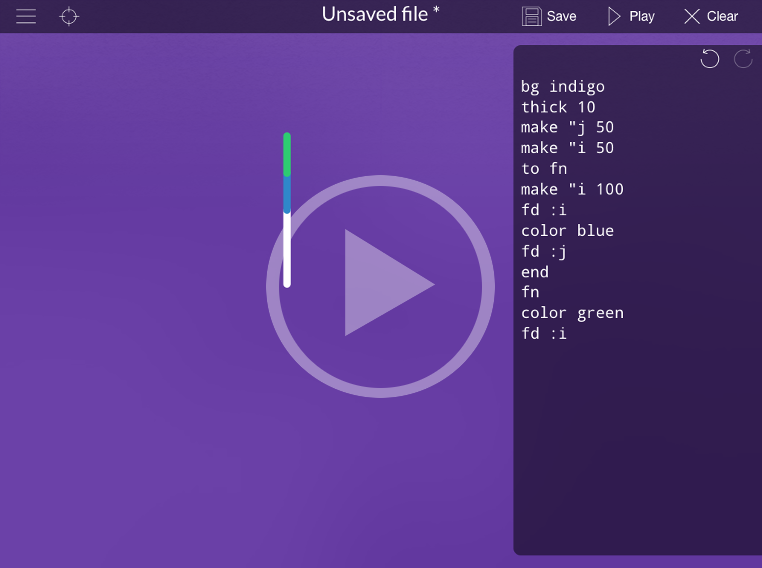
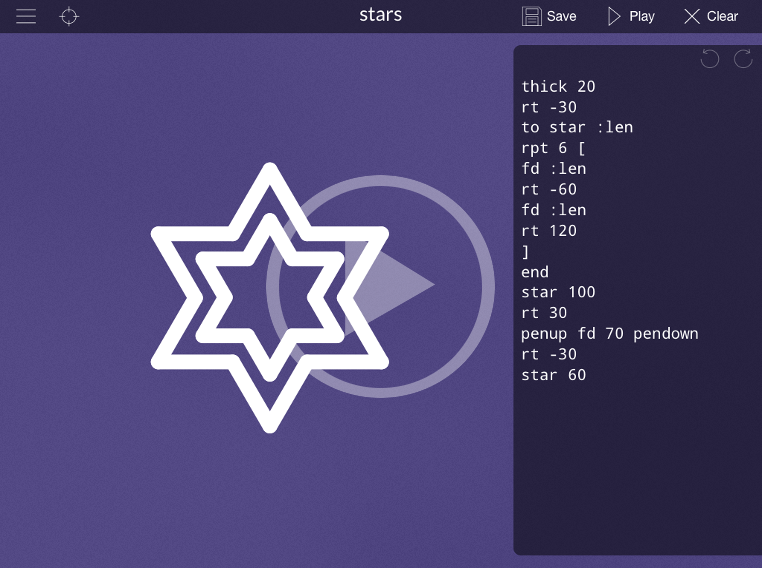
Comparing the layer stacks of the two 762x568 images. Changes:
added layer "iOS Simulator Screen Shot 1 Dec 2014 21.17.44.png" above "iOS Simulator Screen Shot 30 Nov 2014 20.11.54.png" over left=0, top=0, right=762, bottom=568
hid "iOS Simulator Screen Shot 30 Nov 2014 20.11.54.png" over left=0, top=0, right=762, bottom=568
hid "Pasted Layer #5" over left=0, top=0, right=762, bottom=568
hid "Pasted Layer #4" over left=0, top=0, right=762, bottom=568
hid "Pasted Layer #3" over left=0, top=0, right=762, bottom=568
